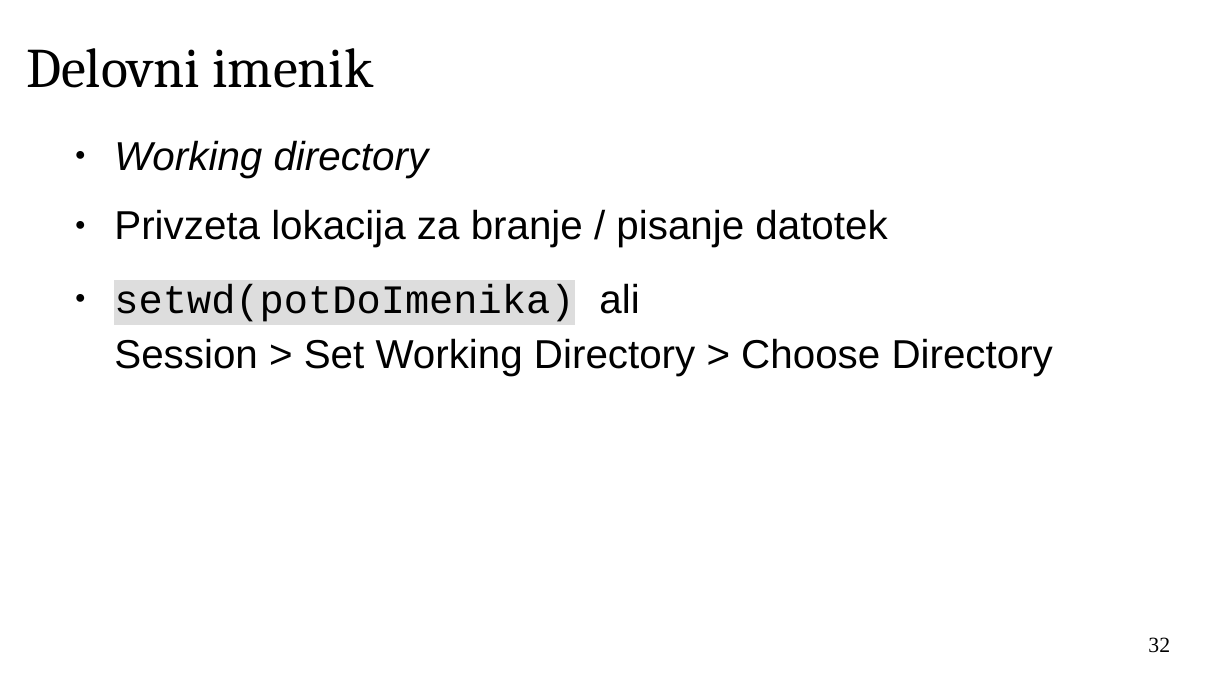
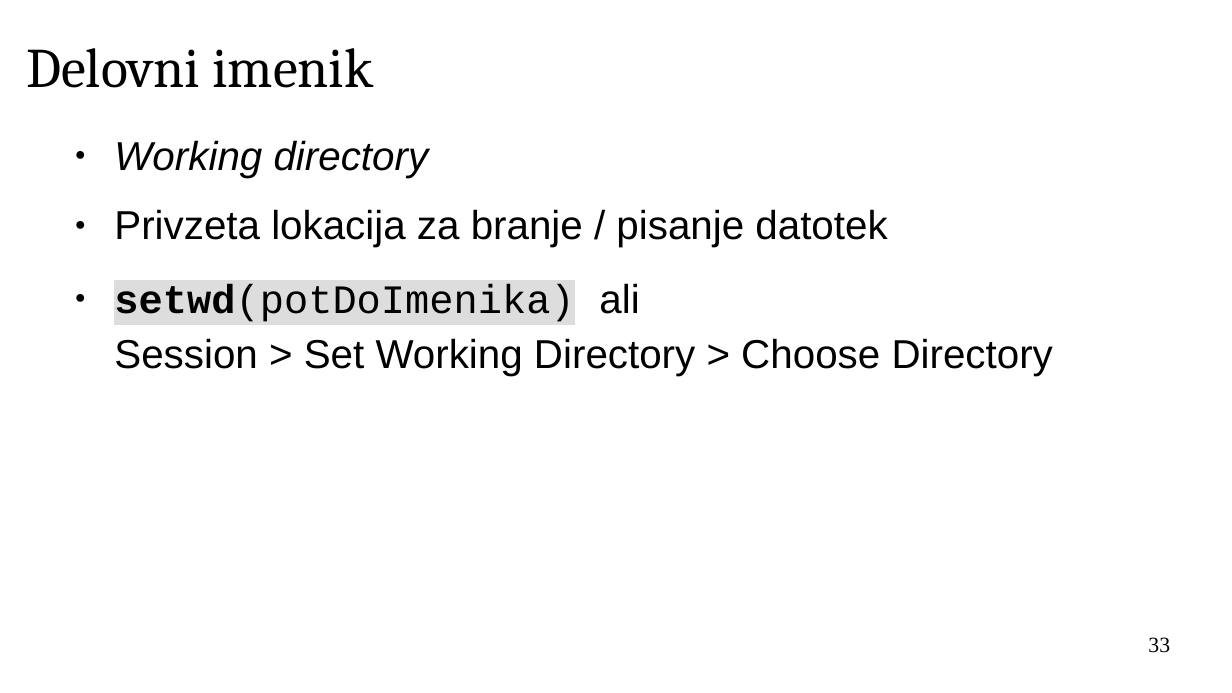
Before and after one commit to janaobsteter/R_tecaj, a slide deck: slide 33 of IT_Rtecaj.odp (slide 32 before the commit). Drawn at 1232x693 pixels with LibreOffice and Linux fonts; fonts in the diff are those of the drawing; background and template pictures are left out. Boxes give left, top, right and bottom in pixels: in the first picture for what was removed or moved away, otherwise in the second. Text is boxed around its words. In the diff, an @@ line names an element or a change of style, - is before the commit and + after.

```diff
--- a/IT_Rtecaj.odp
+++ b/IT_Rtecaj.odp
@@ text at box(114, 283, 1053, 376): bold on in "setwd(potDoImenika)" @@
@@ page number at box(1148, 637, 1170, 653): text changed @@
-32
+33
```
Also in this commit, not shown: 12 other slides changed, 3 slides added.
